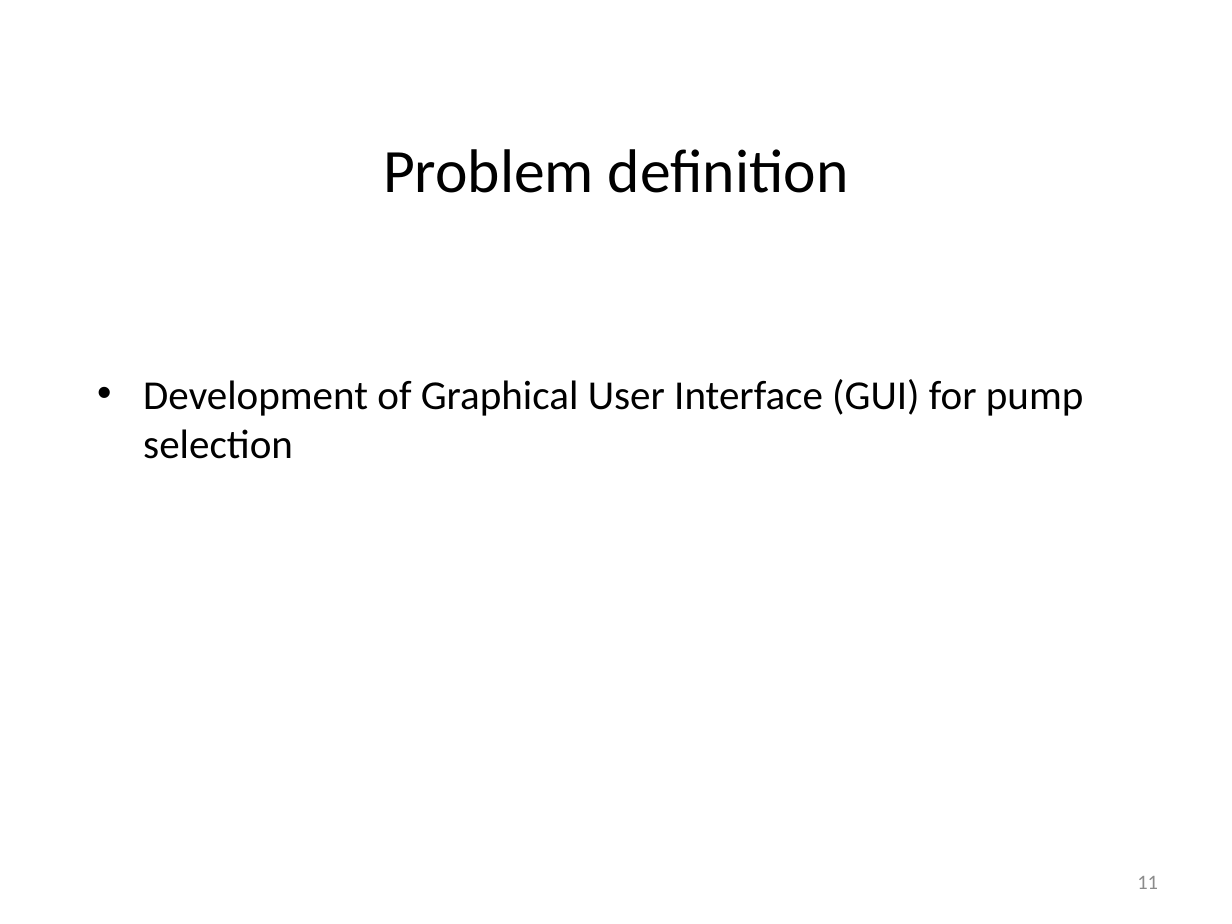
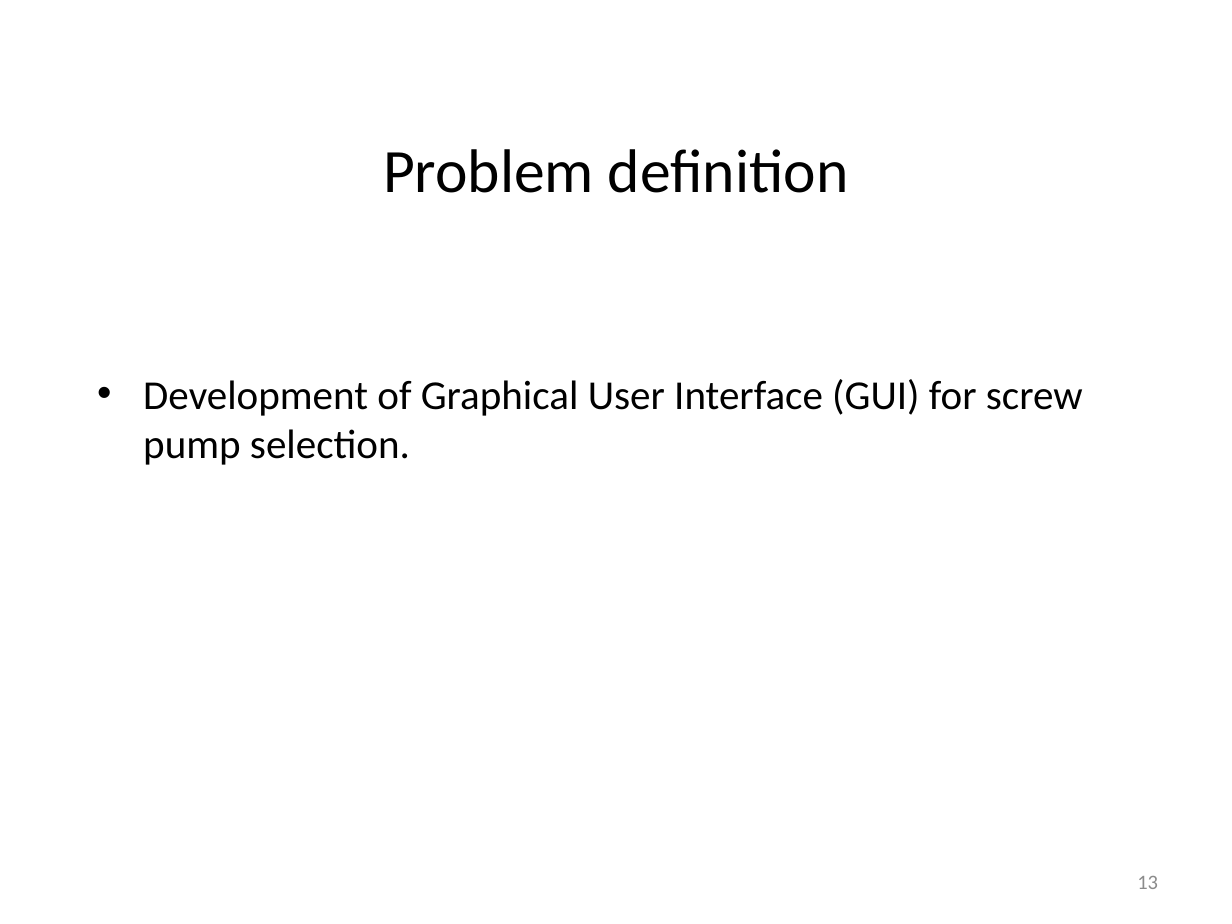
Before and after one commit to kartik1225/matlab_app, a slide deck: slide 13 of Development of GUI for pump selection.pptx (slide 11 before the commit). Drawn at 1232x924 pixels with LibreOffice and Linux fonts; fonts in the diff are those of the drawing. Boxes give left, top, right and bottom in pixels: in the first picture for what was removed or moved away, otherwise in the second. Text is boxed around its words. In the diff, an @@ line names an element or a change of style, - is before the commit and + after.

```diff
--- a/Development of GUI for pump selection.pptx
+++ b/Development of GUI for pump selection.pptx
@@ text at <box>143,379,1083,465</box>: text changed @@
-• Development of Graphical User Interface (GUI) for pump selection
+• Development of Graphical User Interface (GUI) for screw pump selection.
@@ page number at <box>1137,876,1158,889</box>: text changed @@
-11
+13
```
Also in this commit, not shown: 6 other slides changed, 5 slides added, 1 slide removed, 35 other files.
